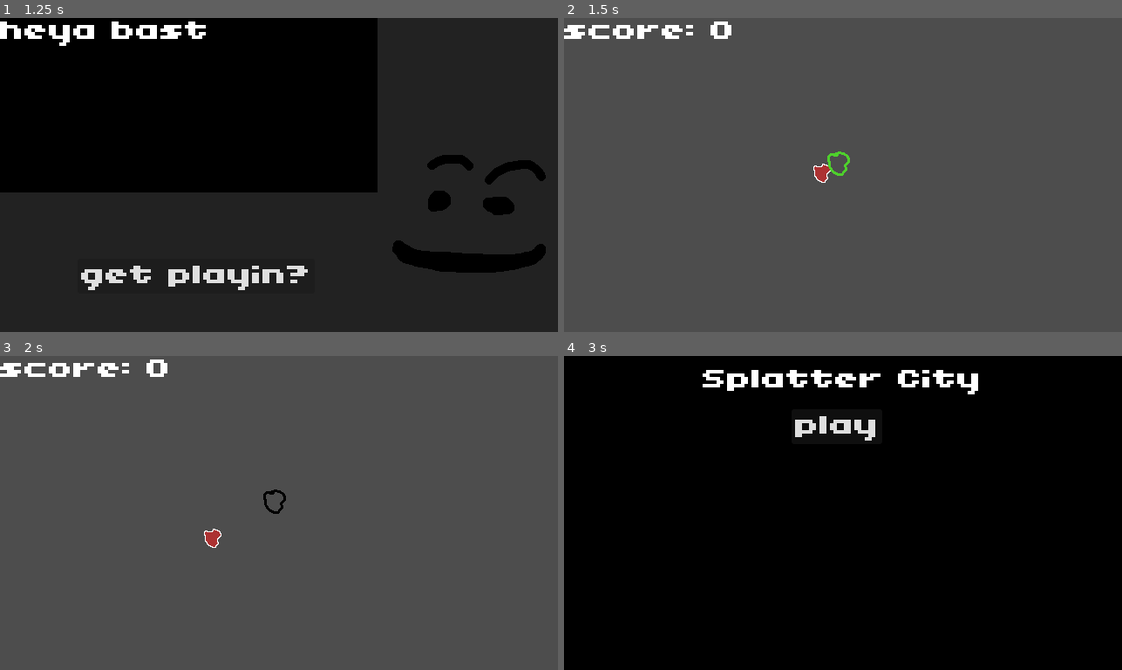
Above: before the commit, frames 1-4 (two rows, left to right).
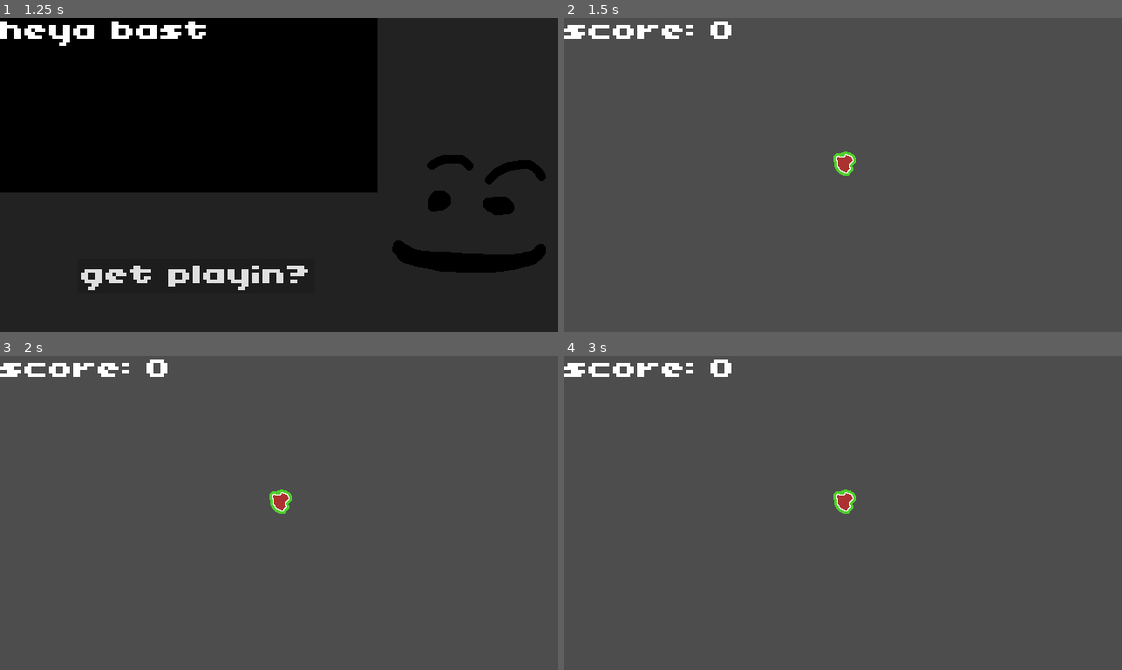
Above: after the commit, the same moments.

Repository: OliveADay/splatterfest
Game: Godot game, scene res://mainmenu.tscn
Same seed, same stepped clock (60 frames per second), same inputs: the game is played once before the commit and once after it.
Inputs (mouse positions are in pixels of both pictures, inside the frame that each line leads up to):
- Up to frame 1 (1.25 s): click "play" at 0.5 s
- Up to frame 2 (1.5 s): click "get playin?" at 1.25 s
- Up to frame 3 (2 s): no input
- Up to frame 4 (3 s): move the mouse to (965, 497) at 2.02 s; click (965, 497) at 2.1 s; click (731, 597) at 2.75 s, where only the run before the commit has a clickable "back to main menu"

Frame 1 is identical in both runs. In frame 2, 0.4% of the frame differs, in the area x 44-53%, y 42-53%; in frame 3, 0.4%; in frame 4, 100%, in the area x 0-100%, y 0-100%.
Error after the commit: Parse Error: Expected variable name after "var". (res://splat.gd:10)

Commit message:
disapear

Diff:
--- /dev/null
+++ b/+1.tscn
@@ -0,0 +1,12 @@
+[gd_scene format=3 uid="uid://b04rwq2ypeajy"]
+
+[ext_resource type="Theme" uid="uid://dpwfoecnih2bh" path="res://main.tres" id="1_5vguk"]
+[ext_resource type="Script" uid="uid://bwu5yp7vusay" path="res://disappear.gd" id="2_6b4pv"]
+
+[node name="+1" type="Label" unique_id=222901903]
+offset_right = 44.0
+offset_bottom = 32.0
+theme = ExtResource("1_5vguk")
+text = "+1"
+script = ExtResource("2_6b4pv")
+multiplier = 20
--- /dev/null
+++ b/disappear.gd
@@ -0,0 +1,9 @@
+extends Label
+@export var multiplier = 1
+var font_size = 32
+
+func _process(delta: float) -> void:
+	font_size -= delta*multiplier
+	add_theme_font_size_override("font_size",int(font_size))
+	if int(font_size) <= 0:
+		queue_free()
--- a/splat.gd
+++ b/splat.gd
@@ -6,10 +6,12 @@
 var i = 0
 var y_range = [20,340]
 var current_target
-var speed = 2
+var start_speed = 2
+var
+var speed = 0
 
 func _ready() -> void:
-	speed = 2
+	speed = start_speed
 	i = randi_range(0,1)
 	current_target = get_node(targets[i])
 
@@ -22,6 +24,7 @@
 	i%=2
 	get_node(targets[i]).position.y = randi_range(y_range[0],y_range[1])
 	good_zone.position.y = get_average_y_targets()
+	good_zone.position.x = 323.0+randi_range(-20,20)
 	current_target = get_node(targets[i])
 
 func get_average_y_targets() -> float:
@@ -30,7 +33,8 @@
 
 func _on_target_good_area_hit() -> void:
 	if speed < 10:
-		speed+=1
+		speed+=0.5
+	$Sprite2D.frame = int(speed/3)+1
 
 
 func _on_target_good_area_reset() -> void:
--- a/world.tscn
+++ b/world.tscn
@@ -34,7 +34,7 @@
 shape = SubResource("RectangleShape2D_3xd07")
 
 [node name="splat" type="RigidBody2D" parent="." unique_id=1129235712 node_paths=PackedStringArray("good_zone", "dead_canvas")]
-position = Vector2(316, 167)
+position = Vector2(323, 167)
 gravity_scale = 0.0
 script = ExtResource("1_fj7yv")
 targets = [NodePath("../spot1"), NodePath("../spot2")]
@@ -54,7 +54,7 @@
 shape = SubResource("RectangleShape2D_jq8tk")
 
 [node name="target_good_area" type="Area2D" parent="." unique_id=1926519423 node_paths=PackedStringArray("score_label")]
-position = Vector2(316, 167)
+position = Vector2(323, 167)
 script = ExtResource("4_aqk2v")
 score_label = NodePath("../CanvasLayer/Label")
 metadata/_edit_group_ = true
Not shown, added: disappear.gd.uid
